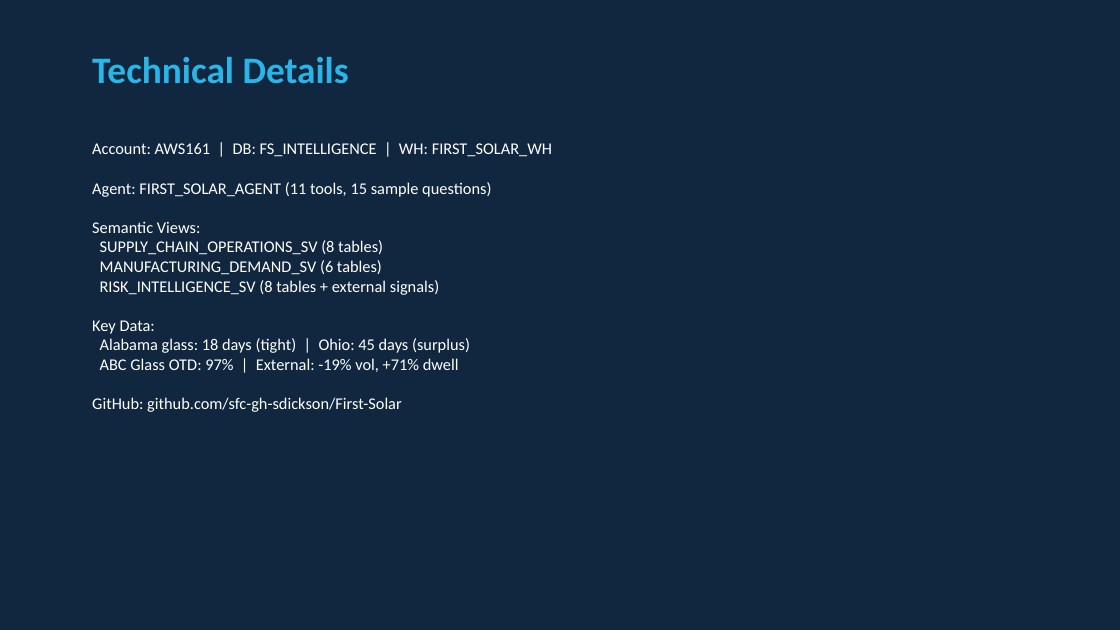
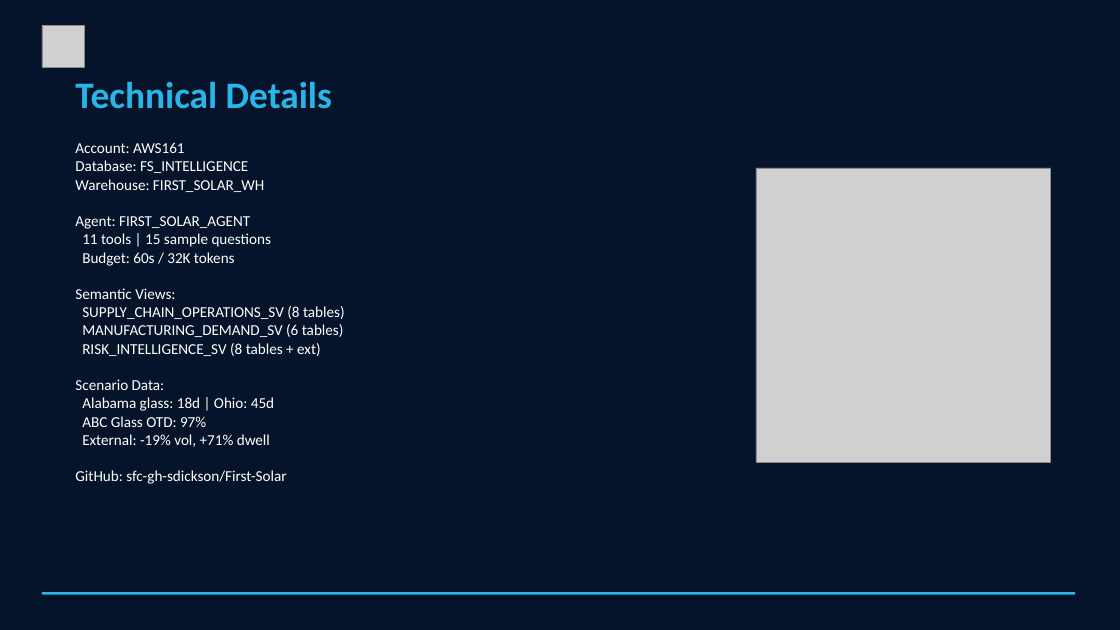
Before and after one commit to sfc-gh-sdickson/First-Solar, a slide deck: slide 12 of docs/First_Solar_Demo_Narrative.pptx. Drawn at 1120x630 pixels with LibreOffice and Linux fonts; fonts in the diff are those of the drawing; grey boxes stand for pictures. Boxes give left, top, right and bottom in pixels: in the first picture for what was removed or moved away, otherwise in the second. Text is boxed around its words. In the diff, an @@ line names an element or a change of style, - is before the commit and + after.

Commit message:
Rebuild PowerPoint with Snowflake logos, icons, and branded visuals
Embeds Snowflake logo (white variant) on every slide, adds colored
icon badges (ERP, MFG, MKT, AI, alert, transfer), uses proper
Snowflake dark navy background with #29B5E8 accent line, branded
metric cards with colored borders, and large logo watermarks on
title/tech slides.

.... Generated with [Cortex Code](https://docs.snowflake.com/en/user-guide/cortex-code/cortex-code)

```diff
--- a/docs/First_Solar_Demo_Narrative.pptx
+++ b/docs/First_Solar_Demo_Narrative.pptx
@@ background #11273F to #05142B @@
@@ picture added at box(42, 25, 84, 67) @@
@@ text "Technical Details": place and size @@
-text "Technical Details" at box(92, 57, 349, 84)
+text "Technical Details" at box(75, 82, 332, 109)
@@ text at box(75, 142, 345, 484): text changed; size 14 to 13 pt @@
-Account: AWS161 | DB: FS_INTELLIGENCE | WH: FIRST_SOLAR_WH
-Agent: FIRST_SOLAR_AGENT (11 tools, 15 sample questions)
-Semantic Views:
-SUPPLY_CHAIN_OPERATIONS_SV (8 tables)
-MANUFACTURING_DEMAND_SV (6 tables)
-RISK_INTELLIGENCE_SV (8 tables + external signals)
-Key Data:
-Alabama glass: 18 days (tight) | Ohio: 45 days (surplus)
-ABC Glass OTD: 97% | External: -19% vol, +71% dwell
-GitHub: github.com/sfc-gh-sdickson/First-Solar
+Account: AWS161
+Database: FS_INTELLIGENCE
+Warehouse: FIRST_SOLAR_WH
+Agent: FIRST_SOLAR_AGENT
+11 tools | 15 sample questions
+Budget: 60s / 32K tokens
+Semantic Views:
+SUPPLY_CHAIN_OPERATIONS_SV (8 tables)
+MANUFACTURING_DEMAND_SV (6 tables)
+RISK_INTELLIGENCE_SV (8 tables + ext)
+Scenario Data:
+Alabama glass: 18d | Ohio: 45d
+ABC Glass OTD: 97%
+External: -19% vol, +71% dwell
+GitHub: sfc-gh-sdickson/First-Solar
@@ picture added at box(756, 168, 1050, 462) @@
@@ rectangle added at box(42, 592, 1075, 595), fill #29B5E8 @@
```
Also in this commit, not shown: 11 other slides changed.
